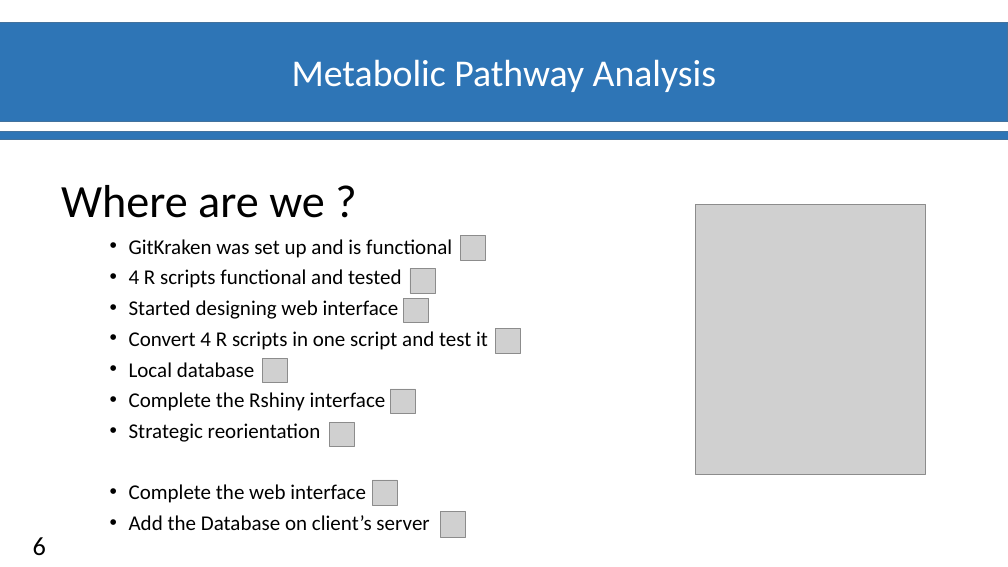
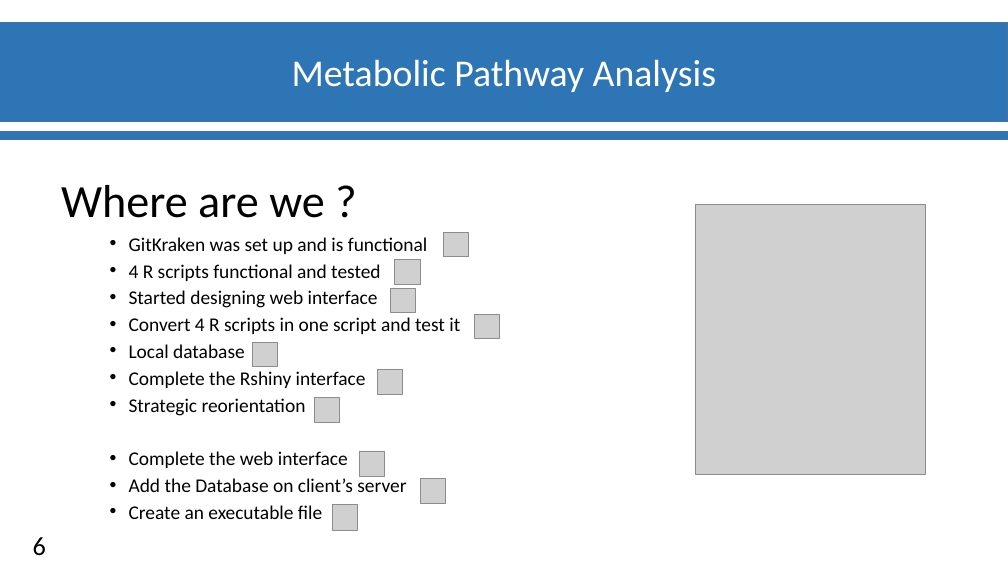
Before and after one commit to Ylefol/projet-INSERM_V5, a slide deck: slide 7 of Slides/Diapos_Suivit_projet.pptx. Drawn at 1008x567 pixels with LibreOffice and Linux fonts; fonts in the diff are those of the drawing; grey boxes stand for pictures; background and template pictures are left out. Boxes give left, top, right and bottom in pixels: in the first picture for what was removed or moved away, otherwise in the second. Text is boxed around its words. In the diff, an @@ line names an element or a change of style, - is before the commit and + after.

Commit message:
fixed slides

```diff
--- a/Slides/Diapos_Suivit_projet.pptx
+++ b/Slides/Diapos_Suivit_projet.pptx
@@ text at (129, 237, 460, 492): size 20 to 18.5 pt; line spacing 0.8 to 0.7 @@
@@ picture: place and size @@
-picture at (461, 236, 485, 260)
+picture at (443, 232, 468, 256)
@@ picture: place and size @@
-picture at (410, 268, 435, 293)
+picture at (395, 260, 420, 284)
@@ picture: place and size @@
-picture at (404, 299, 429, 323)
+picture at (391, 289, 416, 313)
@@ picture: place and size @@
-picture at (495, 329, 520, 353)
+picture at (475, 315, 500, 339)
@@ picture: place and size @@
-picture at (262, 358, 287, 383)
+picture at (253, 343, 278, 367)
@@ picture: place and size @@
-picture at (390, 389, 415, 413)
+picture at (377, 370, 402, 394)
@@ picture: place and size @@
-picture at (329, 422, 354, 446)
+picture at (314, 398, 339, 422)
@@ picture: place and size @@
-picture at (373, 480, 398, 506)
+picture at (359, 451, 384, 477)
@@ picture: place and size @@
-picture at (441, 512, 466, 538)
+picture at (420, 479, 445, 504)
@@ text at (129, 505, 322, 519): paragraph added @@
+• Create an executable file
@@ picture added at (333, 504, 358, 530) @@
```
Also in this commit, not shown: 1 other slide changed.
